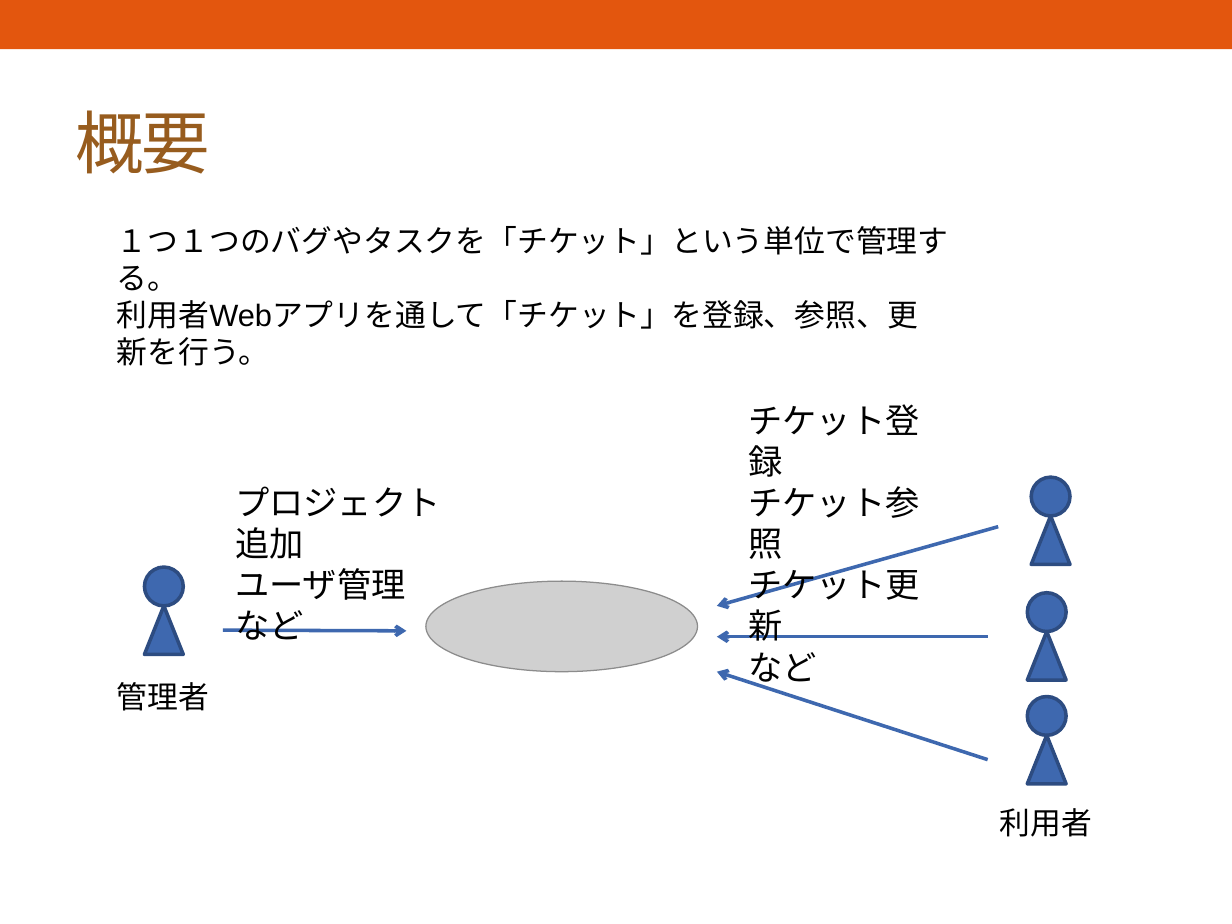
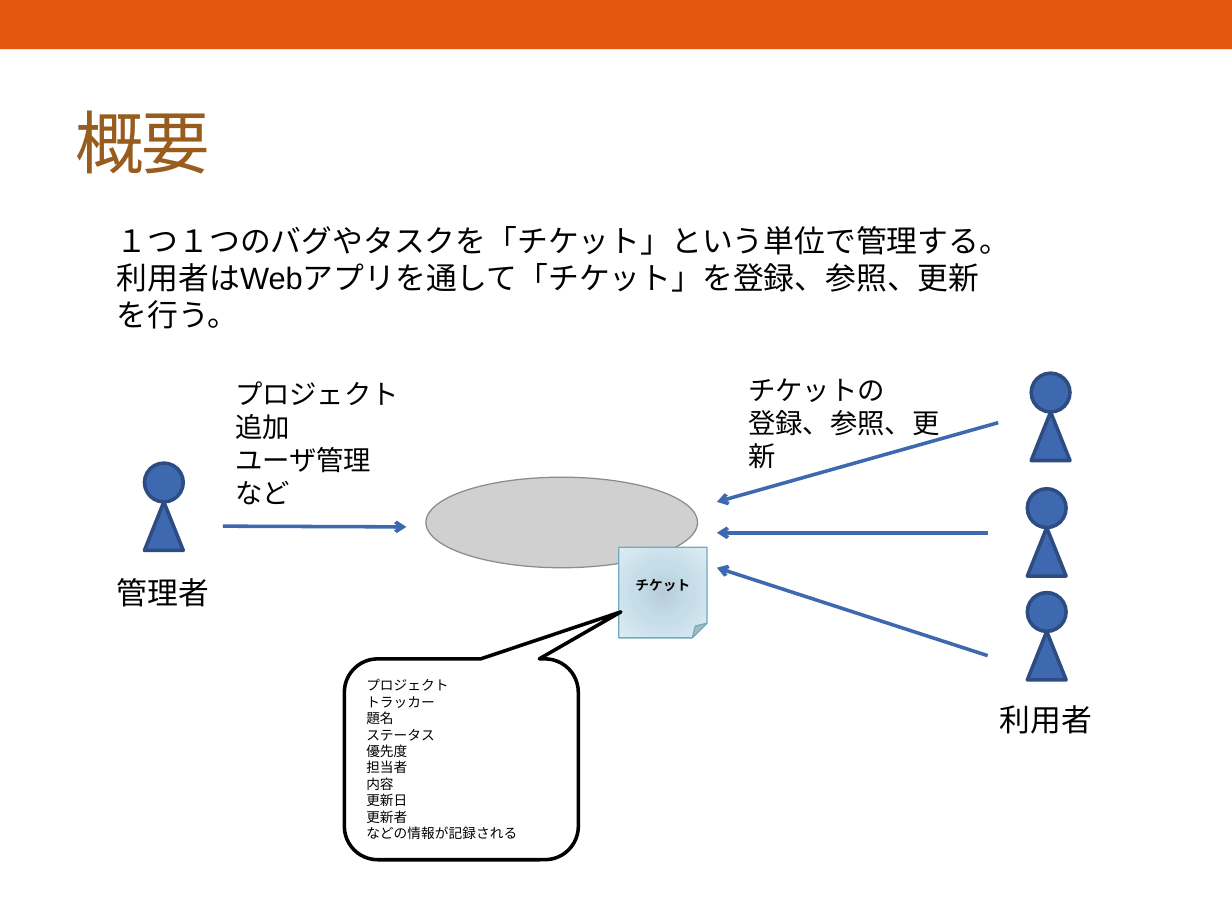
Before and after one commit to kanosawa-mk2/Doc, a slide deck: slide 4 of 勉強会資料/Redmine.pptx (slide 7 before the commit). Drawn at 1232x924 pixels with LibreOffice and Linux fonts; fonts in the diff are those of the drawing; grey boxes stand for pictures. Boxes give left, top, right and bottom in pixels: in the first picture for what was removed or moved away, otherwise in the second. Text is boxed around its words. In the diff, an @@ line names an element or a change of style, - is before the commit and + after.

```diff
--- a/勉強会資料/Redmine.pptx
+++ b/勉強会資料/Redmine.pptx
@@ text at box(117, 263, 980, 292): text changed @@
-利用者Webアプリを通して「チケット」を登録、参照、更新を行う。
+利用者はWebアプリを通して「チケット」を登録、参照、更新を行う。
@@ text "プロジェクト追加": place and size @@
-text "プロジェクト追加" at box(235, 486, 441, 640)
+text "プロジェクト追加" at box(235, 381, 399, 505)
@@ text "プロジェクト追加" at box(235, 381, 399, 505): size 20 to 16 pt @@
@@ text at box(748, 378, 939, 441): text changed; size 20 to 16 pt @@
-チケット登録
-チケット参照
-チケット更新
-など
+チケットの
+登録、参照、更新
@@ ellipse: place and size @@
-ellipse at box(1027, 696, 1066, 734)
+ellipse at box(1031, 373, 1069, 411)
@@ triangle: place and size @@
-triangle at box(1027, 736, 1066, 784)
+triangle at box(1031, 411, 1069, 460)
@@ arrow moved from (988, 760) - (717, 671) to (998, 423) - (717, 501) @@
@@ 2 arrows, 1 picture, 1 text, 1 ellipse, 1 triangle: place and size @@
-2 arrows, 1 picture, 1 text, 1 ellipse, 1 triangle at box(117, 567, 988, 711)
+2 arrows, 1 picture, 1 text, 1 ellipse, 1 triangle at box(117, 463, 988, 607)
@@ ellipse: place and size @@
-ellipse at box(1031, 477, 1069, 515)
+ellipse at box(1027, 489, 1066, 527)
@@ triangle: place and size @@
-triangle at box(1031, 516, 1069, 564)
+triangle at box(1027, 527, 1066, 575)
@@ folded corner added at box(618, 547, 707, 637), fill gradient #B8CED9 to #C6DEEA to #DFECF3, outline #73AAC0 0.75 pt, 8 pt, text #000000, bold @@
+チケット
@@ arrow moved from (998, 526) - (717, 606) to (988, 655) - (717, 568) @@
@@ rounded speech box added at box(345, 659, 579, 860), fill #FFFFFF, outline #000000 2.08 pt, 8 pt, text #000000 @@
+プロジェクト
+トラッカー
+題名
+ステータス
+優先度
+担当者
+内容
+更新日
+更新者
+などの情報が記録される
@@ text "利用者": place and size @@
-text "利用者" at box(1000, 808, 1092, 837)
+text "利用者" at box(1000, 705, 1092, 734)
```
Also in this commit, not shown: 2 other slides changed.
